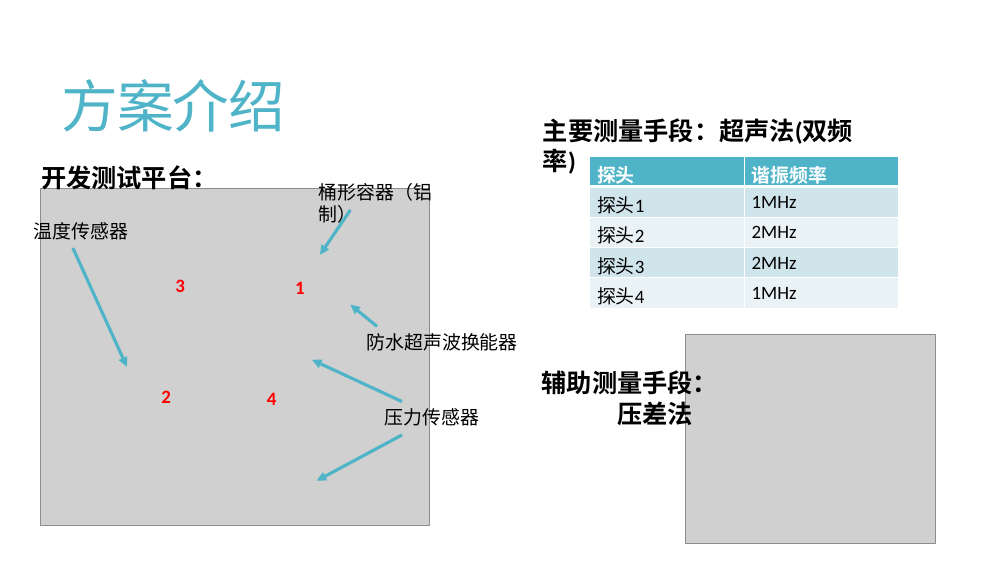
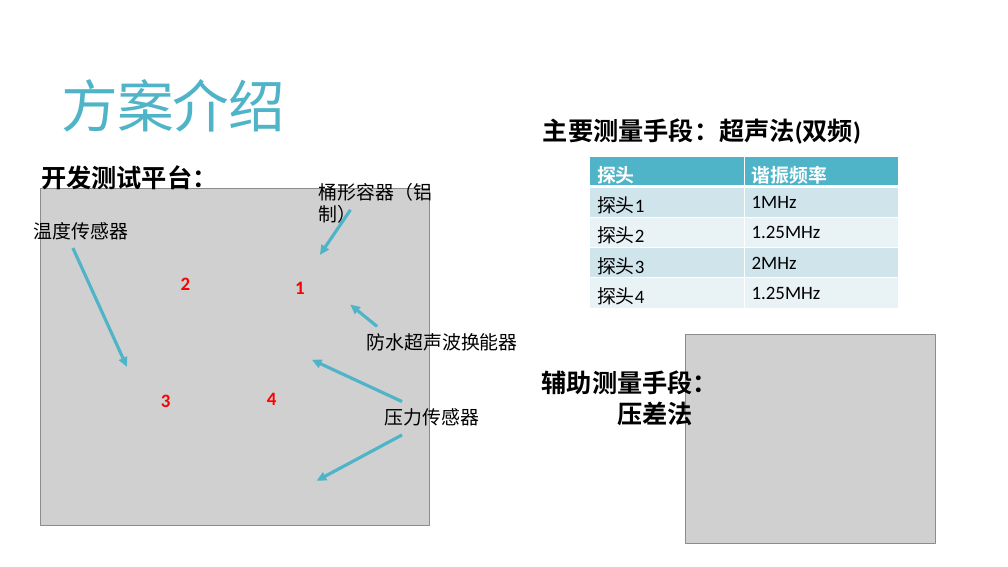
Before and after one commit to Travis-MA/UltrasonicConcMeter, a slide deck: slide 7 of 机器学习超声波浓度计.pptx. Drawn at 1008x567 pixels with LibreOffice and Linux fonts; fonts in the diff are those of the drawing; grey boxes stand for pictures. Boxes give left, top, right and bottom in pixels: in the first picture for what was removed or moved away, otherwise in the second. Text is boxed around its words. In the diff, an @@ line names an element or a change of style, - is before the commit and + after.

```diff
--- a/机器学习超声波浓度计.pptx
+++ b/机器学习超声波浓度计.pptx
@@ text at <box>543,118,861,144</box>: text changed @@
-主要测量手段：超声法(双频率)
+主要测量手段：超声法(双频)
@@ table at <box>590,157,898,309</box> @@
-row 3, column 2: 2MHz
+row 3, column 2: 1.25MHz
-row 5, column 2: 1MHz
+row 5, column 2: 1.25MHz
@@ text "2": place and size @@
-text "2" at <box>161,390,171,403</box>
+text "2" at <box>181,277,191,290</box>
@@ text "3": place and size @@
-text "3" at <box>175,279,185,292</box>
+text "3" at <box>161,394,171,407</box>
```
Also in this commit, not shown: 3 other slides changed, 3 slides added, 16 other files.
